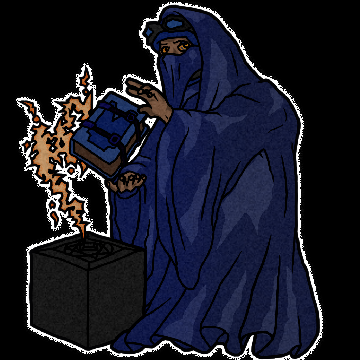
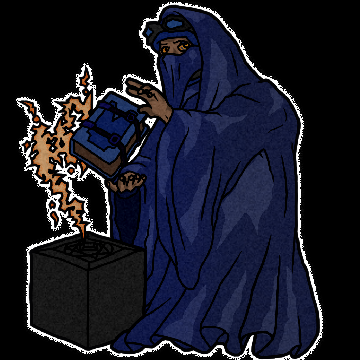
Before/after of a 360 × 360 layered artwork. What changed in the layer stack:
added layer "Layer 47" (35%) in group "color" over [left=116, top=188, right=139, bottom=199]
added layer "Layer 46" (50%) in group "color" over [left=115, top=188, right=142, bottom=247]
